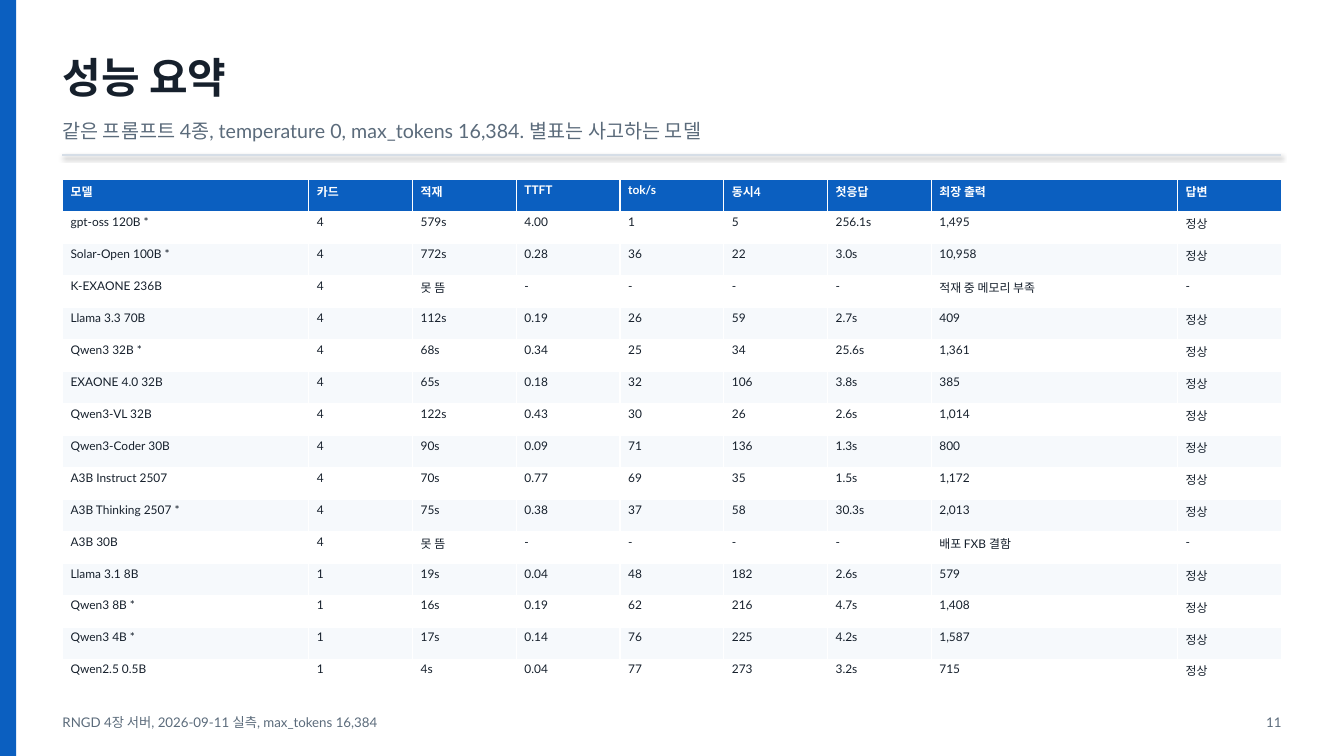
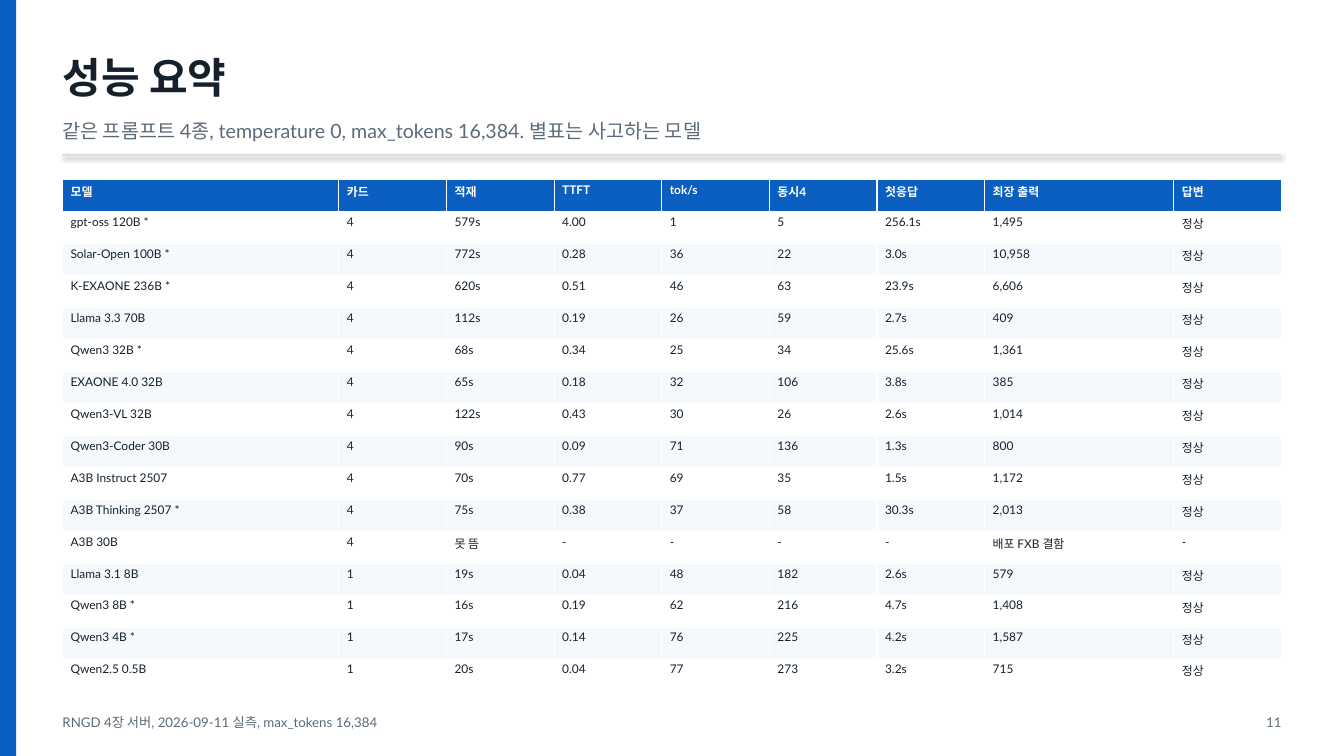
Before and after one commit to SOTA-PNU/RNGD-proj, a slide deck: slide 12 of Model_Benchmark/rngd-npu/bench_prebuilt_vs_custom/모델별-성능정리-2026-09-11.pptx. Drawn at 1344x756 pixels with LibreOffice and Linux fonts; fonts in the diff are those of the drawing. Boxes give left, top, right and bottom in pixels: in the first picture for what was removed or moved away, otherwise in the second. Text is boxed around its words. In the diff, an @@ line names an element or a change of style, - is before the commit and + after.

```diff
--- a/Model_Benchmark/rngd-npu/bench_prebuilt_vs_custom/모델별-성능정리-2026-09-11.pptx
+++ b/Model_Benchmark/rngd-npu/bench_prebuilt_vs_custom/모델별-성능정리-2026-09-11.pptx
@@ table at box(63, 179, 1284, 692) @@
-row 4: K-EXAONE 236B | 4 | 못 뜸 | - | - | - | - | 적재 중 메모리 부족 | -
+row 4: K-EXAONE 236B * | 4 | 620s | 0.51 | 46 | 63 | 23.9s | 6,606 | 정상
-row 16, column 3: 4s
+row 16, column 3: 20s
```
Also in this commit, not shown: 36 other slides changed, 2 slides added, 19 other files.
